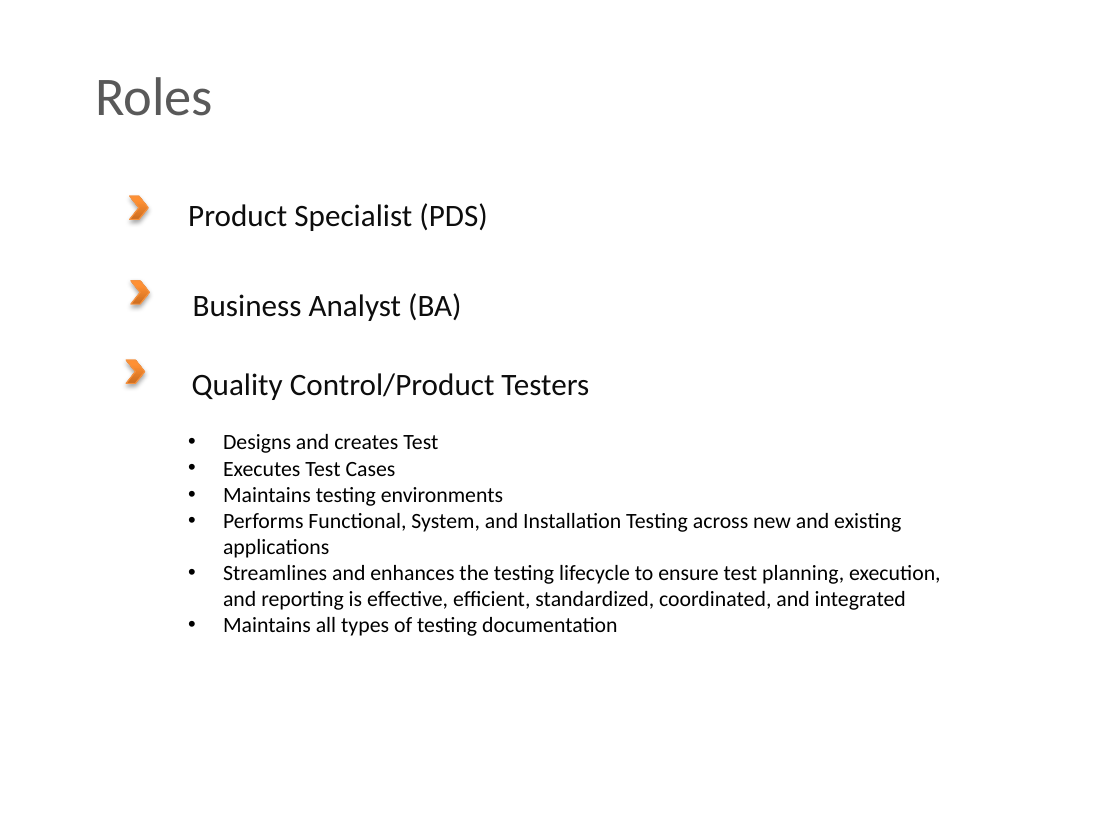
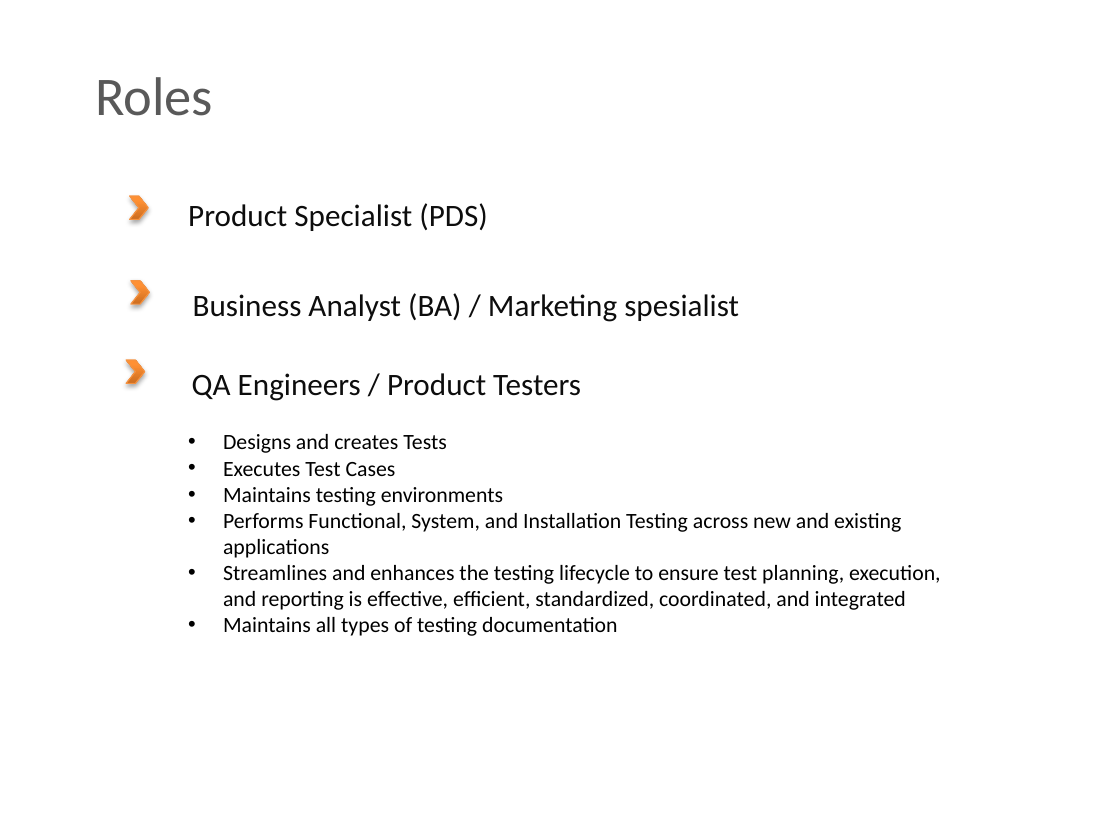
Before and after one commit to BigRacer/swtesting, a slide deck: slide 24 of 1.Introduction_part2/Introduction.pptx (slide 19 before the commit). Drawn at 1120x840 pixels with LibreOffice and Linux fonts; fonts in the diff are those of the drawing; background and template pictures are left out. Boxes give left, top, right and bottom in pixels: in the first picture for what was removed or moved away, otherwise in the second. Text is boxed around its words. In the diff, an @@ line names an element or a change of style, - is before the commit and + after.

```diff
--- a/1.Introduction_part2/Introduction.pptx
+++ b/1.Introduction_part2/Introduction.pptx
@@ text at (193,293,739,322): text changed @@
-Business Analyst (BA)
+Business Analyst (BA) / Marketing spesialist
@@ text at (192,373,581,401): text changed @@
-Quality Control/Product Testers
+QA Engineers / Product Testers
@@ text at (223,434,447,453): text changed @@
-• Designs and creates Test
+• Designs and creates Tests
```
Also in this commit, not shown: 7 other slides changed, 5 slides added, 2 other files.
